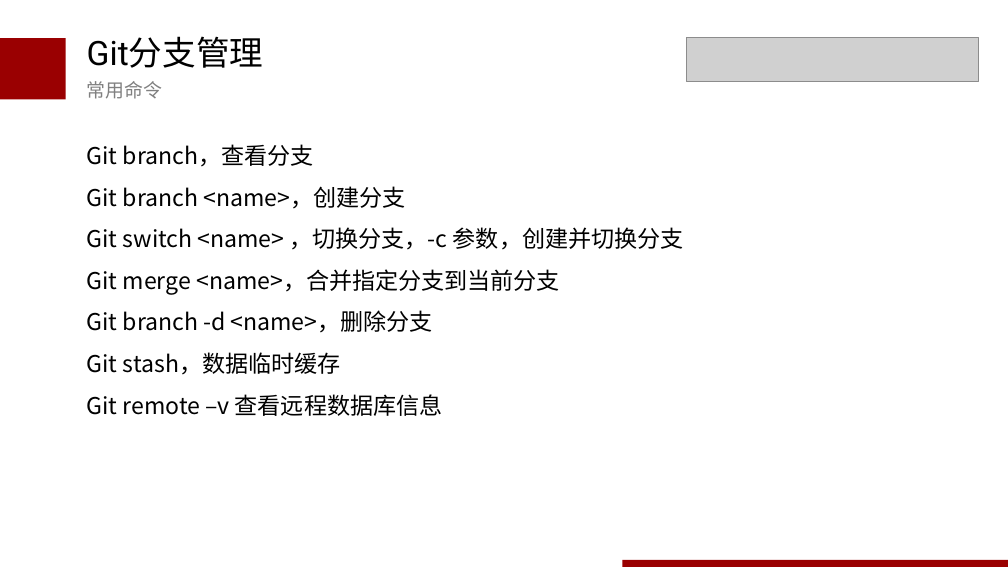
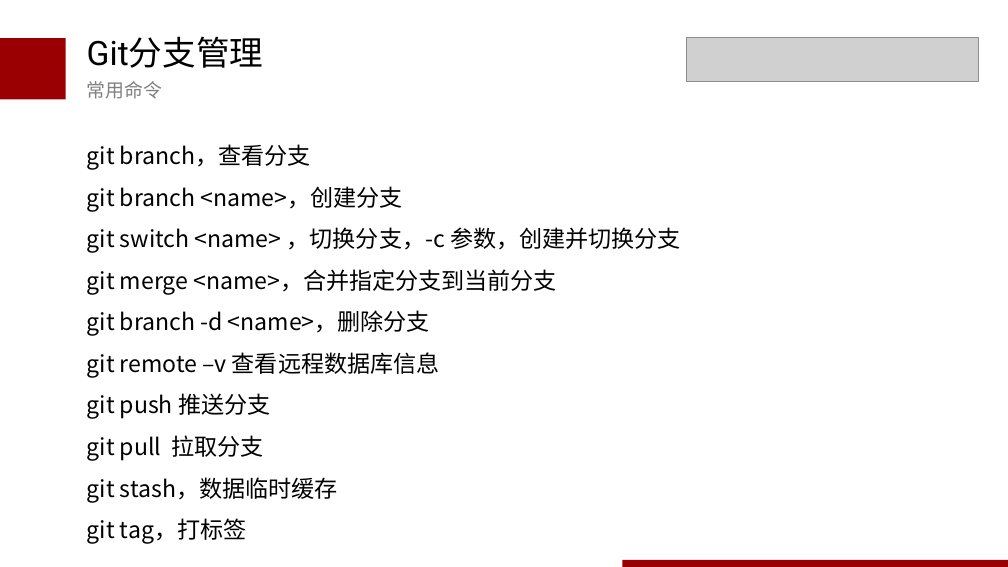
Before and after one commit to wudaoxi1100/blog, a slide deck: slide 27 of ppt/git介绍0325.pptx. Drawn at 1008x567 pixels with LibreOffice and Linux fonts; fonts in the diff are those of the drawing; grey boxes stand for pictures. Boxes give left, top, right and bottom in pixels: in the first picture for what was removed or moved away, otherwise in the second. Text is boxed around its words. In the diff, an @@ line names an element or a change of style, - is before the commit and + after.

```diff
--- a/ppt/git介绍0325.pptx
+++ b/ppt/git介绍0325.pptx
@@ text at [87,144,681,544]: text changed @@
-Git branch，查看分支
-Git branch <name>，创建分支
-Git switch <name> ，切换分支，-c 参数，创建并切换分支
-Git merge <name>，合并指定分支到当前分支
-Git branch -d <name>，删除分支
-Git stash，数据临时缓存
-Git remote –v 查看远程数据库信息
+git branch，查看分支
+git branch <name>，创建分支
+git switch <name> ，切换分支，-c 参数，创建并切换分支
+git merge <name>，合并指定分支到当前分支
+git branch -d <name>，删除分支
+git remote –v 查看远程数据库信息
+git push 推送分支
+git pull 拉取分支
+git stash，数据临时缓存
+git tag，打标签
```
Also in this commit, not shown: 2 other slides changed, 4 slides added, 3 slides removed.
